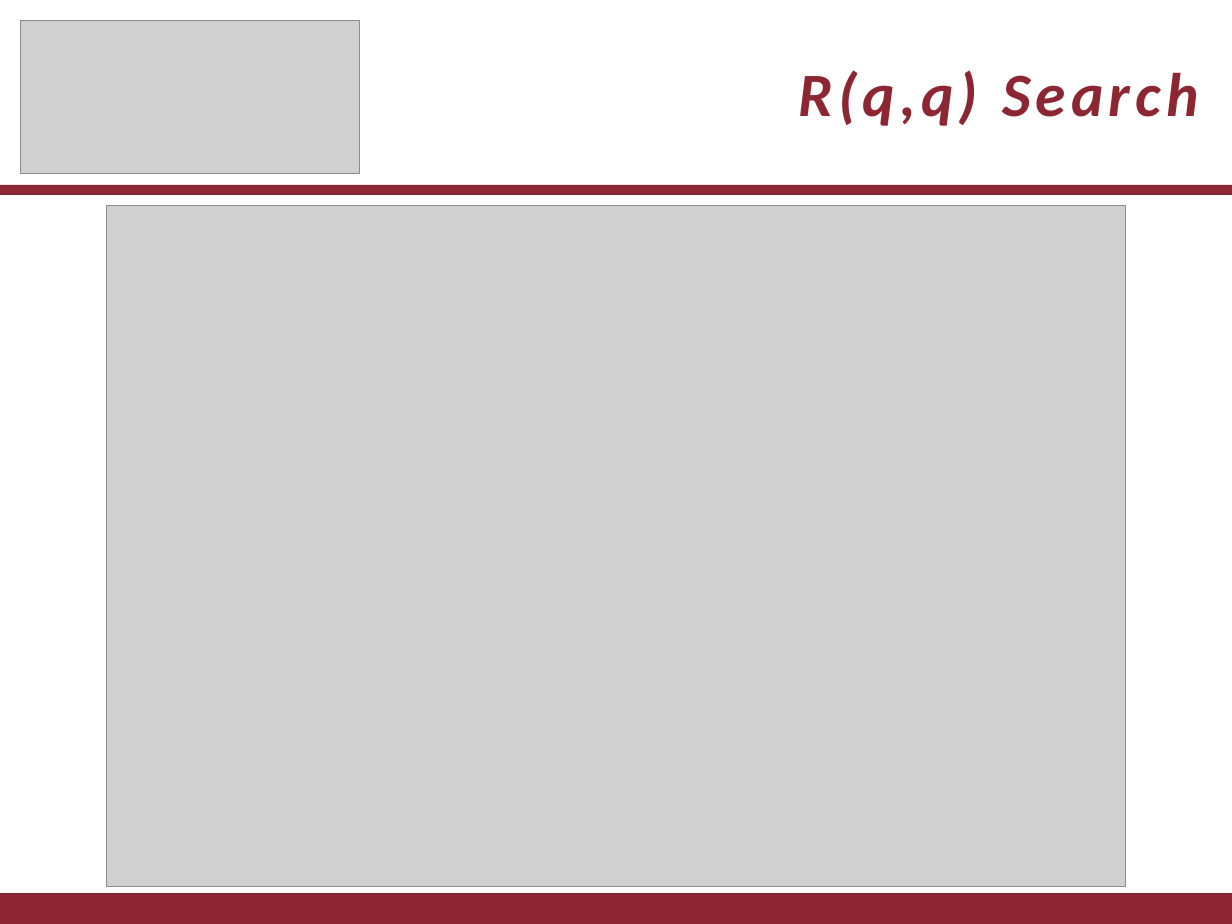
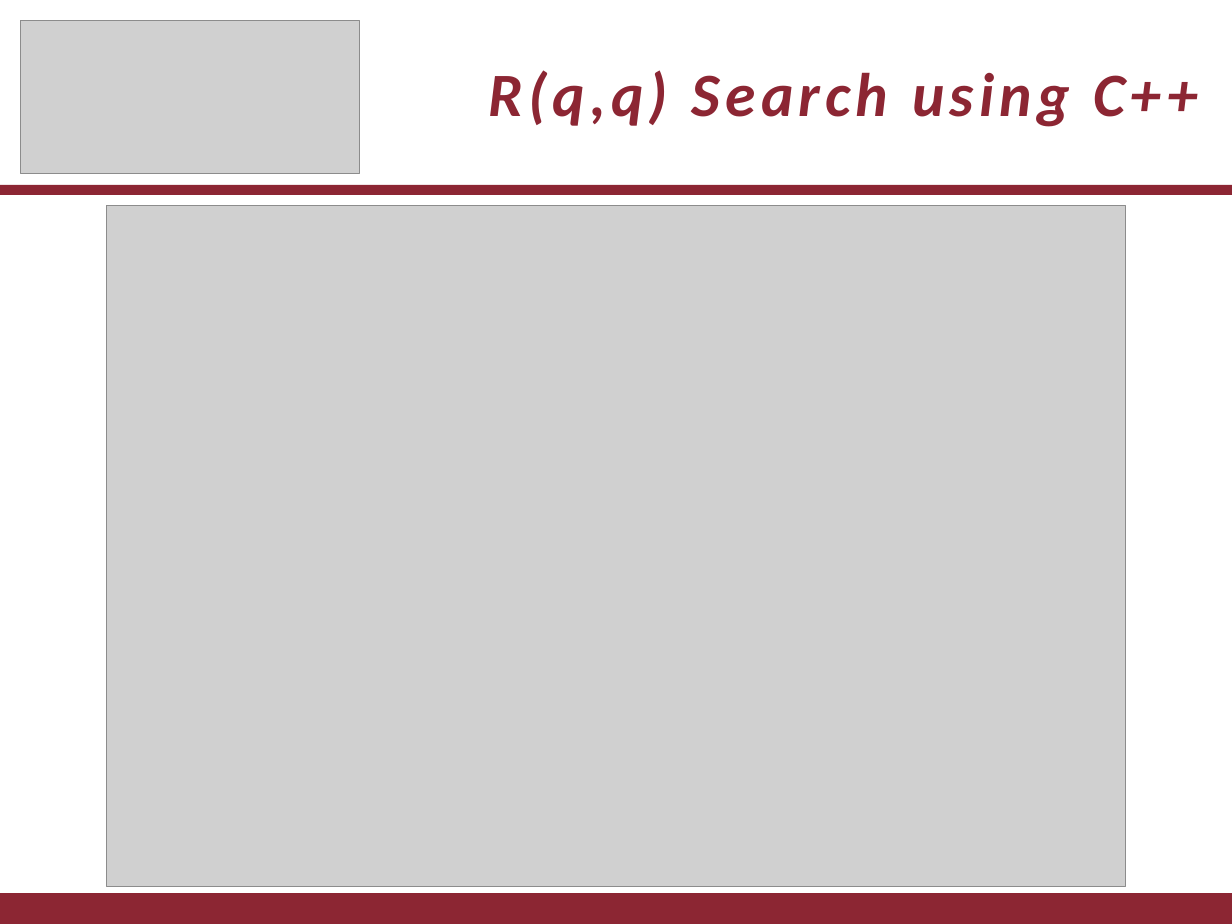
Before and after one commit to dhutchis/RamSearch, a slide deck: slide 8 of RamSearch.pptx. Drawn at 1232x924 pixels with LibreOffice and Linux fonts; fonts in the diff are those of the drawing; grey boxes stand for pictures. Boxes give left, top, right and bottom in pixels: in the first picture for what was removed or moved away, otherwise in the second. Text is boxed around its words. In the diff, an @@ line names an element or a change of style, - is before the commit and + after.

Commit message:
Fixed big logic error.  Corrected OpenMP code by forcing data sync on n_lb. Added M's Random Ramsey Search Matlab files.

```diff
--- a/RamSearch.pptx
+++ b/RamSearch.pptx
@@ text at <box>489,70,1198,127</box>: text changed @@
-R(q,q) Search
+R(q,q) Search using C++
```
Also in this commit, not shown: 2 other slides changed, 1 slide added, 4 other files.
